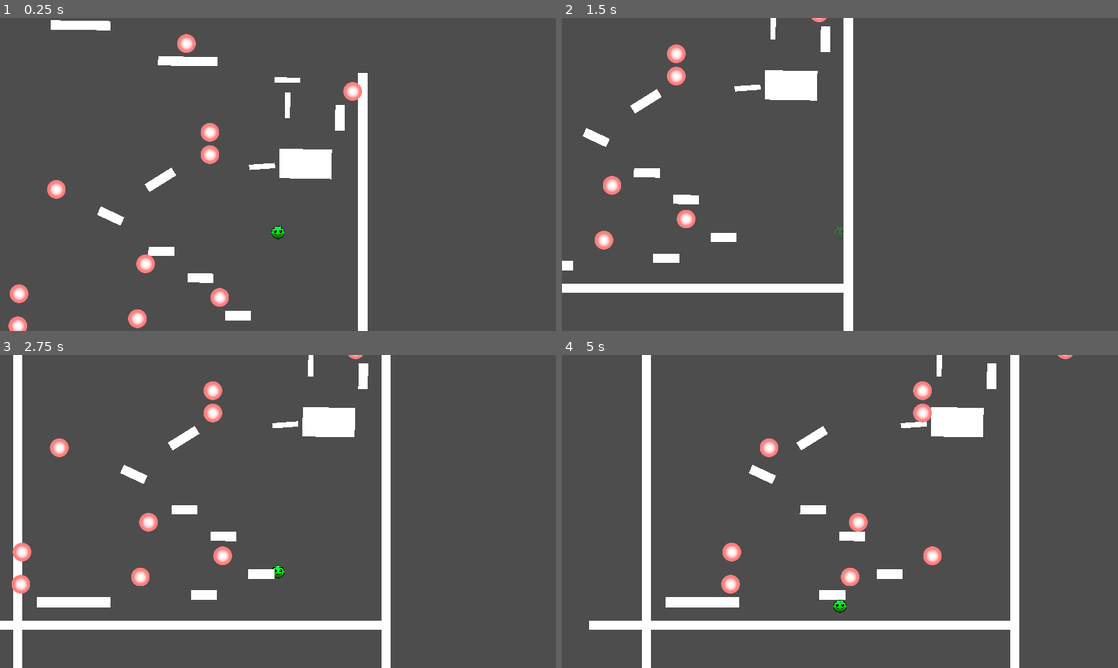
Above: before the commit, frames 1-4 (two rows, left to right).
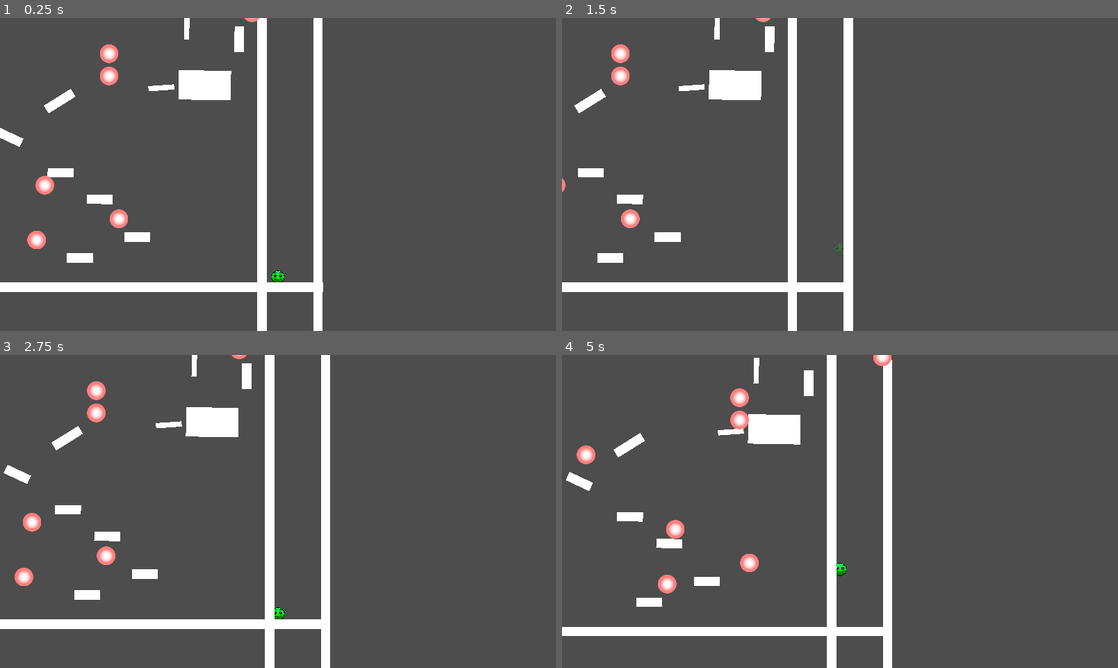
Above: after the commit, the same moments.

Repository: ReusableChopsticks/BreakoutBossfight
Game: Godot game, scene res://scenes/level_1/level.tscn
Same seed, same stepped clock (60 frames per second), same inputs: the game is played once before the commit and once after it.
Inputs:
- Up to frame 1 (0.25 s): no input
- Up to frame 2 (1.5 s): hold Z (jump) 0.53-1.28 s; hold Right (move_right) from 0.53 s (still down); tap C (dash) at 1.35 s
- Up to frame 3 (2.75 s): tap Z (jump) at 1.52, 1.55, 1.82 s; release Right (move_right) at 2.03 s; hold Left (move_left) from 2.03 s (still down); hold Z (jump) from 2.03 s (still down)
- Up to frame 4 (5 s): release Left (move_left) at 2.78 s; release Z (jump) at 2.78 s; hold Right (move_right) 2.78-4.28 s; tap C (dash) at 2.85, 4.35 s; tap Z (jump) at 3.02, 3.05, 3.32, 4.52, 4.55, 4.82 s; hold Z (jump) 3.53-4.28 s; hold Left (move_left) from 4.28 s (still down)

The runs differ from the first frame. In frame 1, 13% of the frame differs, in the area x 0-67%, y 0-100%; in frame 2, 6.8%; in frame 3, 13%; in frame 4, 16%, in the area x 0-92%, y 0-100%.

Commit message:
walljump bugfixes
but main issue persists

Diff:
--- a/entities/player/player.gd
+++ b/entities/player/player.gd
@@ -76,7 +76,7 @@
 		has_coyote = true
 		coyote_timer.start()
 	# detect the frame the player leaves a wall
-	elif last_wall == true and is_on_wall_only() == false:
+	elif last_wall == true and is_on_wall_only() == false and not is_wall_jumping:
 		has_coyote = true
 		coyote_timer.start()
 	last_floor = is_on_floor()
@@ -120,15 +120,14 @@
 	velocity.y *= release_cancel_mult
 #endregion
 
+
 #region WallJump
 var wall_jump_time = 0
 var is_wall_jumping = false
 var last_wall_normal = Vector2.ZERO
 func handle_wall_jump():
-	print("norm: " + str(wall_normal.x))
-	print("last: " + str(last_wall_normal.x))
 	if is_wall_jumping:
-		if wall_normal.x != last_wall_normal.x:
+		if signf(wall_normal.x) != signf(last_wall_normal.x):
 			release_jump()
 		else:
 			velocity.x = wall_jump_pushback * last_wall_normal.x
@@ -136,11 +135,15 @@
 		# wall slide
 		if (Input.is_action_pressed("move_left") or Input.is_action_pressed("move_right")):
 			velocity.y = lerpf(velocity.y, max_wall_slide_velocity, wall_slide_lerp)
-		if Input.is_action_just_pressed("jump") or has_buffer or has_coyote:
+		#FIXME: ricochete issue still persists
+		if (Input.is_action_just_pressed("jump") or has_buffer or has_coyote) and not is_jumping:
 			execute_jump()
 			is_wall_jumping = true
 			last_wall_normal = wall_normal
 			$Timers/WallJumpXBoostTimer.start()
+		# prevents jump into wall -> stick and hold jump -> let go and launch again. weird movement
+		if (Input.is_action_just_released("move_left") or Input.is_action_just_released("move_right")):
+			release_jump()
 #endregion
 
 func handle_gravity(delta):
@@ -199,7 +202,7 @@
 	handle_jump()
 	handle_gravity(delta)
 	handle_direction()
-	#handle_wall_jump()
+	handle_wall_jump()
 	handle_dash()
 
 	#print(velocity)
--- a/scenes/level_1/Sprite2D.gd
+++ b/scenes/level_1/Sprite2D.gd
@@ -13,7 +13,8 @@
 
 func _on_body_entered(body):
 	if body.name == "Player":
-		call_deferred("reset")
+		#call_deferred("reset")
+		print("ow")
 
 func reset():
 	get_tree().reload_current_scene()
--- a/scenes/level_1/level.tscn
+++ b/scenes/level_1/level.tscn
@@ -7,7 +7,7 @@
 [node name="Level" type="Node2D"]
 
 [node name="Player" parent="." instance=ExtResource("1_37hb1")]
-position = Vector2(979, 197)
+position = Vector2(1327, 673)
 move_speed = 500
 max_fall_velocity = 1000
 wall_jump_pushback = 300.0
@@ -20,8 +20,11 @@
 [node name="LeftWall18" parent="." instance=ExtResource("2_loud2")]
 position = Vector2(1272, 479)
 
+[node name="LeftWall19" parent="." instance=ExtResource("2_loud2")]
+position = Vector2(1465, 553)
+
 [node name="LeftWall2" parent="." instance=ExtResource("2_loud2")]
-position = Vector2(543, 752)
+position = Vector2(741, 749)
 rotation = 1.5708
 
 [node name="LeftWall3" parent="." instance=ExtResource("2_loud2")]
